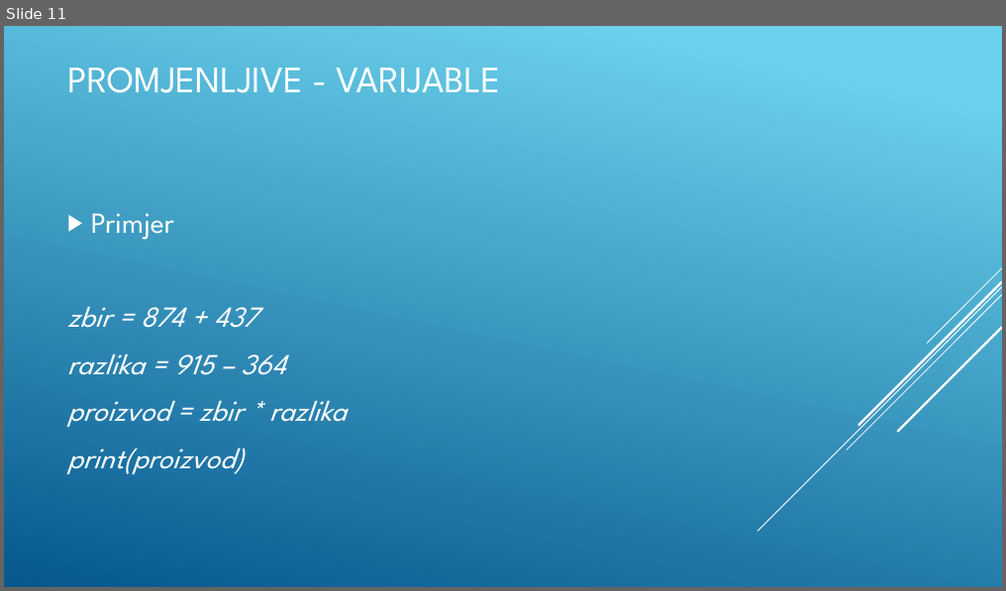
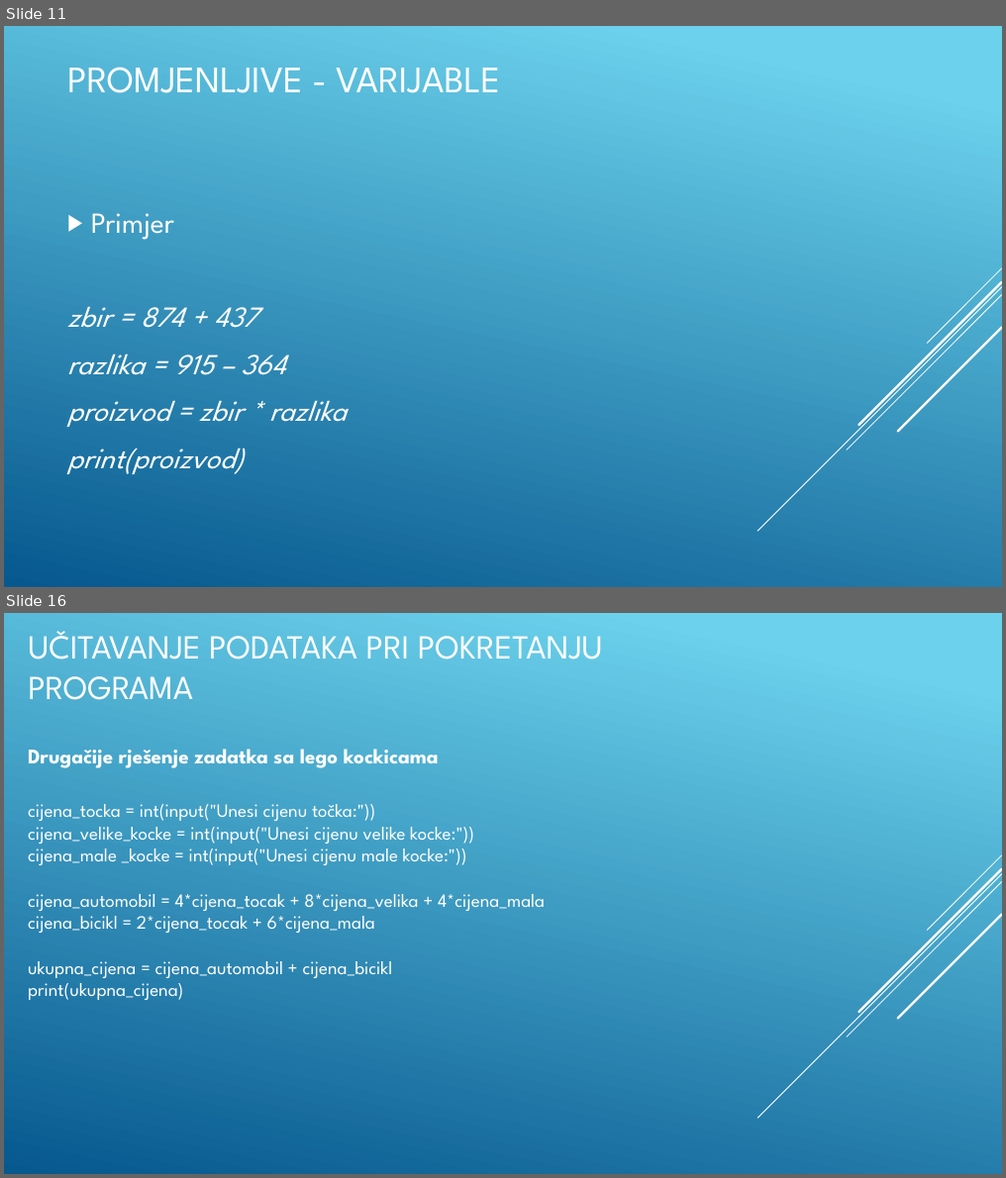
Before and after one commit to BaDnja/Kursevi, a slide deck: Python/Python-Osnovni-kurs/Izracunavanje/1-Osnovne aritmeticke operacije i primjena/Prezentacija.pptx. Shown one above the other, each under a label of ours: slide 11 before the commit, slides 11 and 16 after it; the slides between them are not shown. The pictures are 1006x591 and 1006x1178 pixels, drawn with LibreOffice and Linux fonts; fonts in the diff are those of the drawing. Boxes give left, top, right and bottom in pixels: in the first picture for what was removed or moved away, otherwise in the second. Text is boxed around its words. In the diff, an @@ line names an element or a change of style, - is before the commit and + after.

```diff
--- a/Python/Python-Osnovni-kurs/Izracunavanje/1-Osnovne aritmeticke operacije i primjena/Prezentacija.pptx
+++ b/Python/Python-Osnovni-kurs/Izracunavanje/1-Osnovne aritmeticke operacije i primjena/Prezentacija.pptx
@@ slide 16 added at [4,613,1002,1174], background gradient #6ED2EB to #06588E; not listed: 5 template elements that a slide beside it also shows @@
@@ title added at [28,631,603,700], 32.4 pt, text #FFFFFF @@
+UČITAVANJE PODATAKA PRI POKRETANJU PROGRAMA
@@ text added at [28,749,439,768], 20 pt, text #FFFFFF, bold @@
+Drugačije rješenje zadatka sa lego kockicama
@@ text added at [28,804,545,1000], 18 pt, text #FFFFFF @@
+cijena_tocka = int(input("Unesi cijenu točka:"))
+cijena_velike_kocke = int(input("Unesi cijenu velike kocke:"))
+cijena_male _kocke = int(input("Unesi cijenu male kocke:"))
+cijena_automobil = 4*cijena_tocak + 8*cijena_velika + 4*cijena_mala
+cijena_bicikl = 2*cijena_tocak + 6*cijena_mala
+ukupna_cijena = cijena_automobil + cijena_bicikl
+print(ukupna_cijena)
```
Also in this commit, not shown: 1 slide changed, 4 other slides added.
